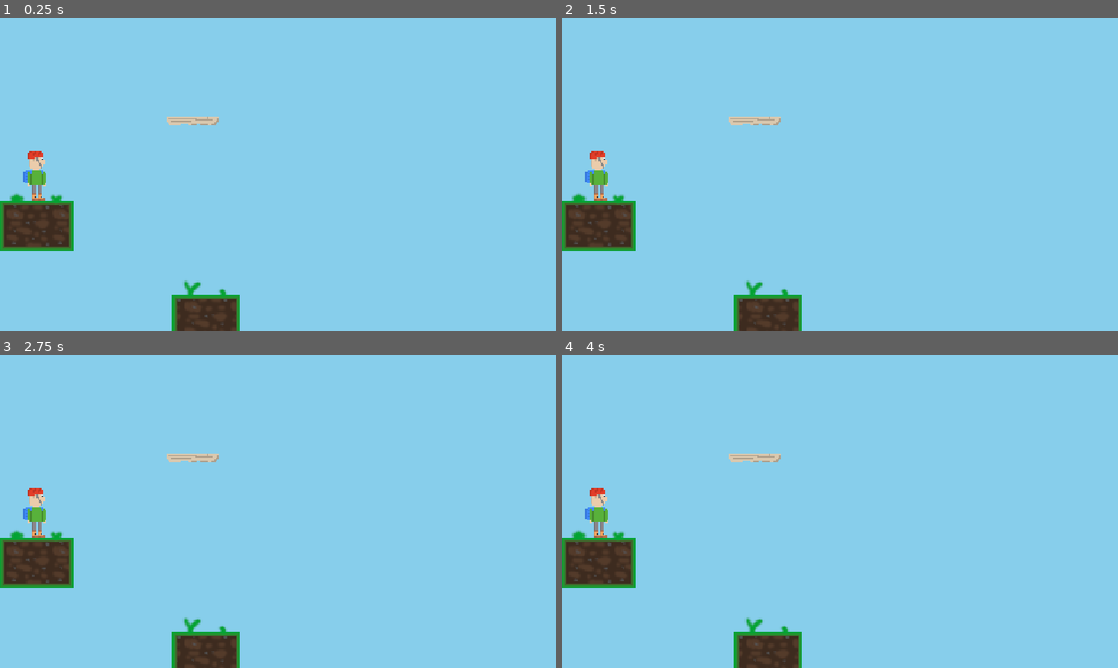
Above: before the commit, frames 1-4 (two rows, left to right).
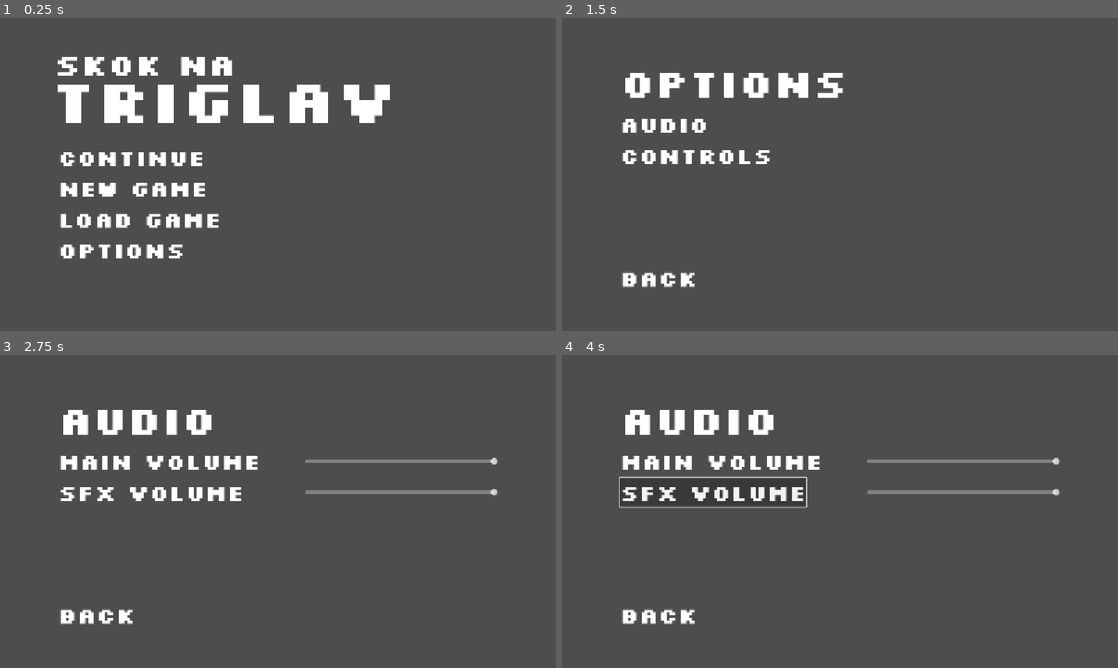
Above: after the commit, the same moments.

Repository: Privatech38/skok-na-triglav
Game: Godot game, scene res://src/menu/main/Menu.tscn
The game is run twice, just before and just after one commit, with the same random seed, the same clock (stepped at 60 frames per second) and the same inputs. Before the commit the project starts from res://src/map/beggining.tscn.
Inputs (mouse positions are in pixels of both pictures, inside the frame that each line leads up to):
- Up to frame 1 (0.25 s): no input
- Up to frame 2 (1.5 s): click (701, 218) at 0.5 s, where only the run after the commit has a clickable "Load game"; click (684, 249) at 1.25 s, where only the run after the commit has a clickable "options"
- Up to frame 3 (2.75 s): click (100, 461) at 2 s, where only the run after the commit has a clickable "audio"
- Up to frame 4 (4 s): click (723, 461) at 2.75 s, where only the run after the commit has a clickable "main volume"; click (712, 492) at 3.5 s, where only the run after the commit has a clickable "sfx volume"

The runs differ from the first frame. In frame 1, 100% of the frame differs, in the area x 0-100%, y 0-100%; in frame 2, 100%; in frame 3, 100%; in frame 4, 100%.

Commit message:
Added menu

Diff:
--- a/project.godot
+++ b/project.godot
@@ -11,7 +11,7 @@
 [application]
 
 config/name="Skok na Triglav"
-run/main_scene="uid://c11o78wyp8wmb"
+run/main_scene="uid://b4cwsx4djq8bp"
 config/features=PackedStringArray("4.5", "Mobile")
 config/icon="res://assets/icon.svg"
 
--- /dev/null
+++ b/src/menu/ButtonTheme.tres
@@ -0,0 +1,20 @@
+[gd_resource type="Theme" load_steps=5 format=3 uid="uid://conisc4qmvdop"]
+
+[ext_resource type="FontFile" uid="uid://dbemfej71p77a" path="res://assets/menu/Silkscreen-Bold.ttf" id="1_38t0l"]
+
+[sub_resource type="StyleBoxFlat" id="StyleBoxFlat_bqlmn"]
+bg_color = Color(0.6, 0.6, 0.6, 0)
+
+[sub_resource type="StyleBoxFlat" id="StyleBoxFlat_wm5dk"]
+bg_color = Color(0, 0, 0, 0.2509804)
+
+[sub_resource type="StyleBoxFlat" id="StyleBoxFlat_38t0l"]
+bg_color = Color(0.6, 0.6, 0.6, 0)
+
+[resource]
+default_font = ExtResource("1_38t0l")
+default_font_size = 46
+Button/colors/font_color = Color(1, 1, 1, 1)
+Button/styles/disabled = SubResource("StyleBoxFlat_bqlmn")
+Button/styles/hover = SubResource("StyleBoxFlat_wm5dk")
+Button/styles/normal = SubResource("StyleBoxFlat_38t0l")
--- /dev/null
+++ b/src/menu/audio/Audio.tscn
@@ -0,0 +1,70 @@
+[gd_scene load_steps=4 format=3 uid="uid://fliul3w15bfb"]
+
+[ext_resource type="Script" uid="uid://bw0ny80n1smfk" path="res://src/menu/audio/audio.gd" id="1_lvl85"]
+[ext_resource type="FontFile" uid="uid://dbemfej71p77a" path="res://assets/menu/Silkscreen-Bold.ttf" id="1_sujrt"]
+[ext_resource type="Theme" uid="uid://conisc4qmvdop" path="res://src/menu/ButtonTheme.tres" id="2_lvl85"]
+
+[node name="Audio" type="MarginContainer"]
+anchors_preset = 15
+anchor_right = 1.0
+anchor_bottom = 1.0
+grow_horizontal = 2
+grow_vertical = 2
+theme_override_constants/margin_left = 120
+theme_override_constants/margin_top = 80
+theme_override_constants/margin_right = 120
+theme_override_constants/margin_bottom = 80
+script = ExtResource("1_lvl85")
+
+[node name="VBoxContainer" type="VBoxContainer" parent="."]
+layout_mode = 2
+
+[node name="Label" type="Label" parent="VBoxContainer"]
+layout_mode = 2
+theme_override_fonts/font = ExtResource("1_sujrt")
+theme_override_font_sizes/font_size = 82
+text = "audio"
+
+[node name="HBoxContainer2" type="HBoxContainer" parent="VBoxContainer"]
+layout_mode = 2
+
+[node name="Main" type="Button" parent="VBoxContainer/HBoxContainer2"]
+layout_mode = 2
+size_flags_horizontal = 0
+theme = ExtResource("2_lvl85")
+text = "main volume"
+
+[node name="HSlider" type="HSlider" parent="VBoxContainer/HBoxContainer2"]
+custom_minimum_size = Vector2(400, 0)
+layout_mode = 2
+size_flags_horizontal = 10
+size_flags_vertical = 4
+value = 100.0
+
+[node name="HSplitContainer" type="HBoxContainer" parent="VBoxContainer"]
+layout_mode = 2
+
+[node name="SFX" type="Button" parent="VBoxContainer/HSplitContainer"]
+layout_mode = 2
+size_flags_horizontal = 0
+theme = ExtResource("2_lvl85")
+text = "sfx volume"
+
+[node name="HSlider2" type="HSlider" parent="VBoxContainer/HSplitContainer"]
+custom_minimum_size = Vector2(400, 0)
+layout_mode = 2
+size_flags_horizontal = 10
+size_flags_vertical = 4
+value = 100.0
+
+[node name="HBoxContainer" type="HBoxContainer" parent="VBoxContainer"]
+layout_mode = 2
+size_flags_vertical = 10
+
+[node name="Back" type="Button" parent="VBoxContainer/HBoxContainer"]
+layout_mode = 2
+size_flags_horizontal = 0
+theme = ExtResource("2_lvl85")
+text = "back"
+
+[connection signal="pressed" from="VBoxContainer/HBoxContainer/Back" to="." method="_on_back_pressed"]
--- /dev/null
+++ b/src/menu/audio/audio.gd
@@ -0,0 +1,4 @@
+extends MarginContainer
+
+func _on_back_pressed() -> void:
+	get_tree().change_scene_to_file("res://src/menu/options/Options.tscn")
--- /dev/null
+++ b/src/menu/main/Menu.tscn
@@ -0,0 +1,64 @@
+[gd_scene load_steps=4 format=3 uid="uid://b4cwsx4djq8bp"]
+
+[ext_resource type="Texture2D" uid="uid://dlit4tp1rbax3" path="res://assets/menu/Title.png" id="1_kwft6"]
+[ext_resource type="Theme" uid="uid://conisc4qmvdop" path="res://src/menu/ButtonTheme.tres" id="2_kwft6"]
+[ext_resource type="Script" uid="uid://j8ydh0kkrybb" path="res://src/menu/main/continue.gd" id="3_qewun"]
+
+[node name="Menu" type="MarginContainer"]
+anchors_preset = 15
+anchor_right = 1.0
+anchor_bottom = 1.0
+grow_horizontal = 2
+grow_vertical = 2
+theme_override_constants/margin_left = 120
+theme_override_constants/margin_top = 80
+theme_override_constants/margin_right = 120
+theme_override_constants/margin_bottom = 80
+
+[node name="HBoxContainer" type="HBoxContainer" parent="."]
+layout_mode = 2
+
+[node name="VBoxContainer" type="VBoxContainer" parent="HBoxContainer"]
+layout_mode = 2
+theme_override_constants/separation = 40
+
+[node name="Title" type="TextureRect" parent="HBoxContainer/VBoxContainer"]
+layout_mode = 2
+texture = ExtResource("1_kwft6")
+
+[node name="ButtonVBox" type="VBoxContainer" parent="HBoxContainer/VBoxContainer"]
+layout_mode = 2
+size_flags_vertical = 3
+
+[node name="Continue" type="Button" parent="HBoxContainer/VBoxContainer/ButtonVBox"]
+layout_mode = 2
+size_flags_horizontal = 0
+theme = ExtResource("2_kwft6")
+text = "continue"
+script = ExtResource("3_qewun")
+
+[node name="NewGame" type="Button" parent="HBoxContainer/VBoxContainer/ButtonVBox"]
+layout_mode = 2
+size_flags_horizontal = 0
+theme = ExtResource("2_kwft6")
+text = "new game
+"
+
+[node name="LoadGame" type="Button" parent="HBoxContainer/VBoxContainer/ButtonVBox"]
+layout_mode = 2
+size_flags_horizontal = 0
+theme = ExtResource("2_kwft6")
+text = "Load game
+"
+
+[node name="Options" type="Button" parent="HBoxContainer/VBoxContainer/ButtonVBox"]
+layout_mode = 2
+size_flags_horizontal = 0
+theme = ExtResource("2_kwft6")
+text = "options"
+
+[node name="CenterContainer" type="CenterContainer" parent="HBoxContainer"]
+layout_mode = 2
+
+[connection signal="pressed" from="HBoxContainer/VBoxContainer/ButtonVBox/Continue" to="HBoxContainer/VBoxContainer/ButtonVBox/Continue" method="_on_pressed"]
+[connection signal="pressed" from="HBoxContainer/VBoxContainer/ButtonVBox/Options" to="HBoxContainer/VBoxContainer/ButtonVBox/Continue" method="_on_options_pressed"]
--- /dev/null
+++ b/src/menu/main/continue.gd
@@ -0,0 +1,7 @@
+extends Button
+
+func _on_pressed() -> void:
+	get_tree().change_scene_to_file("res://src/map/beggining.tscn")
+
+func _on_options_pressed() -> void:
+	get_tree().change_scene_to_file("res://src/menu/options/Options.tscn")
--- /dev/null
+++ b/src/menu/options/Options.tscn
@@ -0,0 +1,51 @@
+[gd_scene load_steps=4 format=3 uid="uid://cw3x3cek3i22s"]
+
+[ext_resource type="FontFile" uid="uid://dbemfej71p77a" path="res://assets/menu/Silkscreen-Bold.ttf" id="1_6r6bq"]
+[ext_resource type="Script" uid="uid://cwvc4xbpbus3u" path="res://src/menu/options/options.gd" id="1_dya8p"]
+[ext_resource type="Theme" uid="uid://conisc4qmvdop" path="res://src/menu/ButtonTheme.tres" id="2_dya8p"]
+
+[node name="Options" type="MarginContainer"]
+anchors_preset = 15
+anchor_right = 1.0
+anchor_bottom = 1.0
+grow_horizontal = 2
+grow_vertical = 2
+theme_override_constants/margin_left = 120
+theme_override_constants/margin_top = 80
+theme_override_constants/margin_right = 120
+theme_override_constants/margin_bottom = 80
+script = ExtResource("1_dya8p")
+
+[node name="VBoxContainer" type="VBoxContainer" parent="."]
+layout_mode = 2
+
+[node name="Label" type="Label" parent="VBoxContainer"]
+layout_mode = 2
+theme_override_fonts/font = ExtResource("1_6r6bq")
+theme_override_font_sizes/font_size = 82
+text = "Options"
+
+[node name="Audio" type="Button" parent="VBoxContainer"]
+layout_mode = 2
+size_flags_horizontal = 0
+theme = ExtResource("2_dya8p")
+text = "audio"
+
+[node name="Controls" type="Button" parent="VBoxContainer"]
+layout_mode = 2
+size_flags_horizontal = 0
+theme = ExtResource("2_dya8p")
+text = "controls"
+
+[node name="HBoxContainer" type="HBoxContainer" parent="VBoxContainer"]
+layout_mode = 2
+size_flags_vertical = 10
+
+[node name="Back" type="Button" parent="VBoxContainer/HBoxContainer"]
+layout_mode = 2
+size_flags_horizontal = 0
+theme = ExtResource("2_dya8p")
+text = "back"
+
+[connection signal="pressed" from="VBoxContainer/Audio" to="." method="_on_audio_pressed"]
+[connection signal="pressed" from="VBoxContainer/HBoxContainer/Back" to="." method="_on_back_pressed"]
--- /dev/null
+++ b/src/menu/options/options.gd
@@ -0,0 +1,7 @@
+extends MarginContainer
+
+func _on_back_pressed() -> void:
+	get_tree().change_scene_to_file("res://src/menu/main/Menu.tscn")
+
+func _on_audio_pressed() -> void:
+	get_tree().change_scene_to_file("res://src/menu/audio/Audio.tscn")
Binary file added: assets/menu/Continue.png
Not shown, added: assets/menu/Continue.png.import
Binary file added: assets/menu/LoadGame.png
Not shown, added: assets/menu/LoadGame.png.import
Binary file added: assets/menu/NewGame.png
Not shown, added: assets/menu/NewGame.png.import
Binary file added: assets/menu/Options.png
Not shown, added: assets/menu/Options.png.import
Binary file added: assets/menu/Silkscreen-Bold.ttf
Not shown, added: assets/menu/Silkscreen-Bold.ttf.import
Binary file added: assets/menu/Silkscreen-Regular.ttf
Not shown, added: assets/menu/Silkscreen-Regular.ttf.import
(and 5 more such lines)
